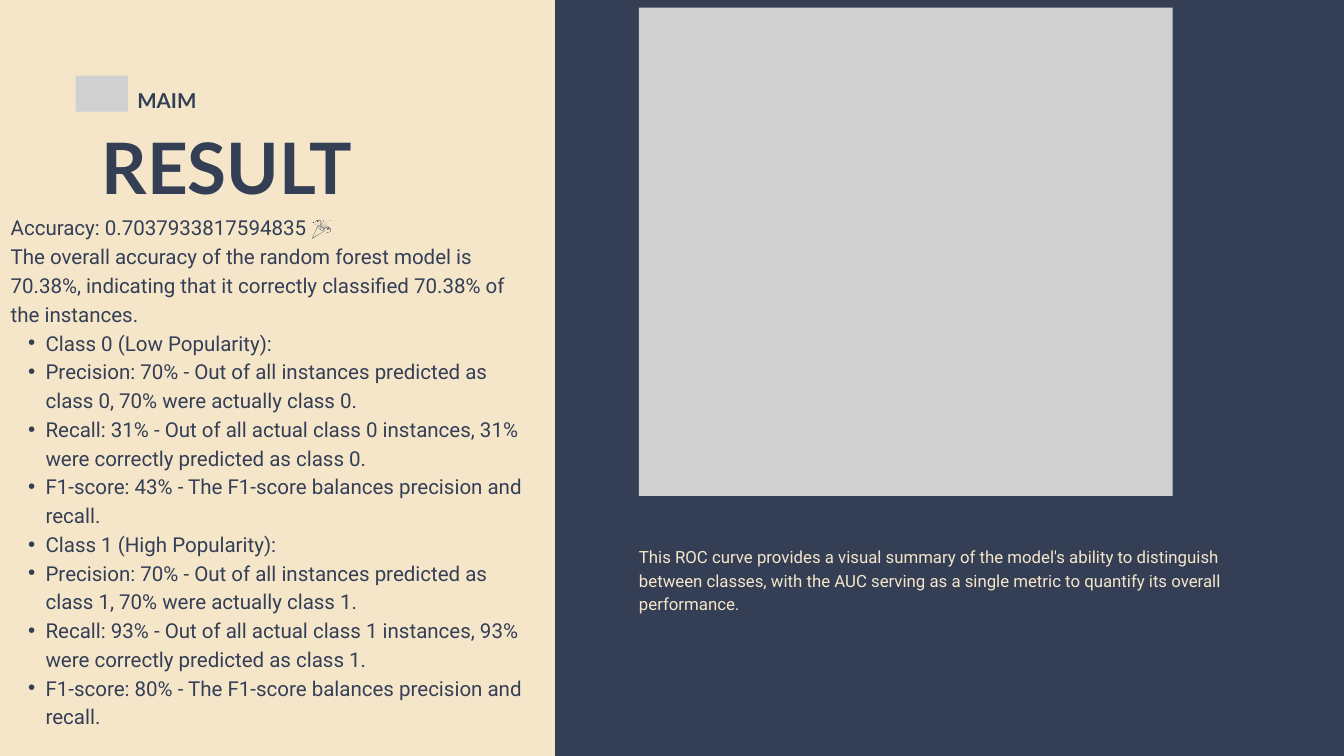
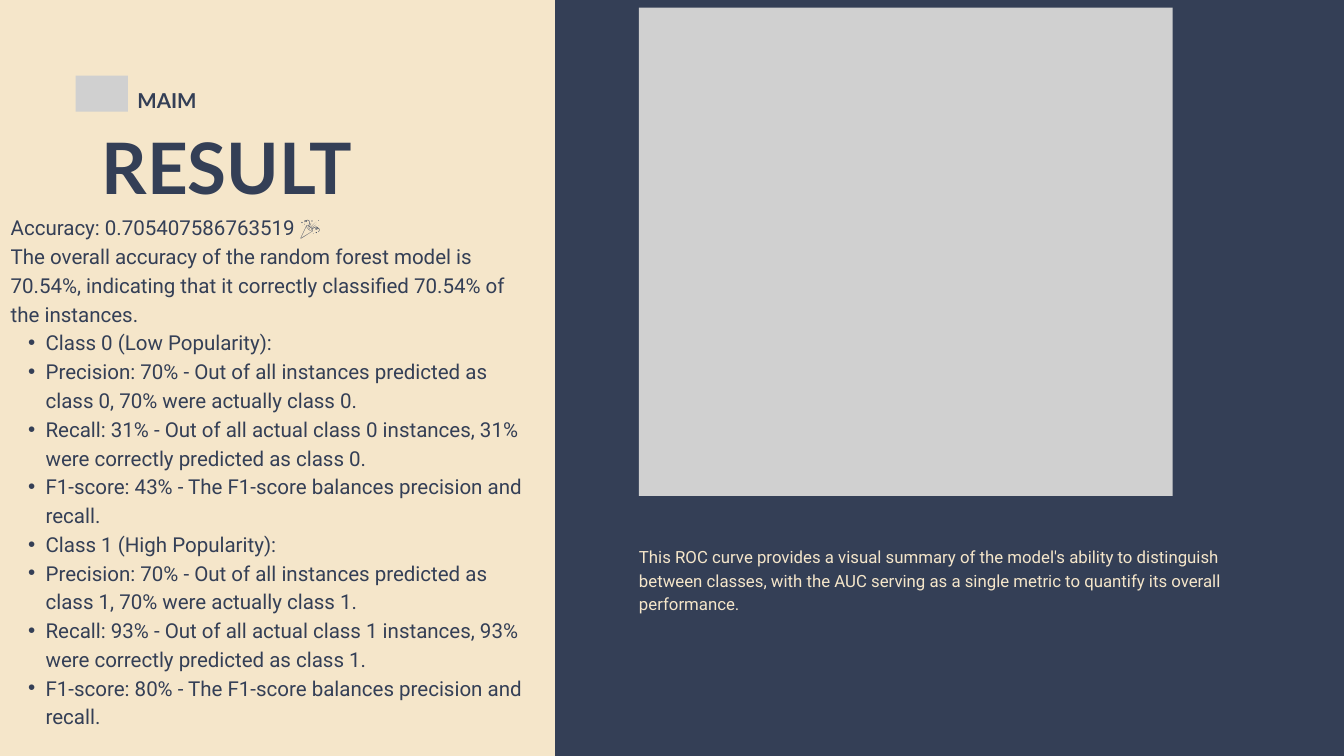
Before and after one commit to mohamed682004/MAIM-final-project, a slide deck: slide 17 of final project presentation.pptx. Drawn at 1344x756 pixels with LibreOffice and Linux fonts; fonts in the diff are those of the drawing; grey boxes stand for pictures. Boxes give left, top, right and bottom in pixels: in the first picture for what was removed or moved away, otherwise in the second. Text is boxed around its words. In the diff, an @@ line names an element or a change of style, - is before the commit and + after.

```diff
--- a/final project presentation.pptx
+++ b/final project presentation.pptx
@@ freeform shape at (556,0,1344,756): outline redrawn @@
@@ text at (11,220,505,322): text changed @@
-Accuracy: 0.7037933817594835 🎉
-The overall accuracy of the random forest model is 70.38%, indicating that it correctly classified 70.38% of the instances.
+Accuracy: 0.705407586763519 🎉
+The overall accuracy of the random forest model is 70.54%, indicating that it correctly classified 70.54% of the instances.
```
Also in this commit, not shown: 24 other slides changed.
